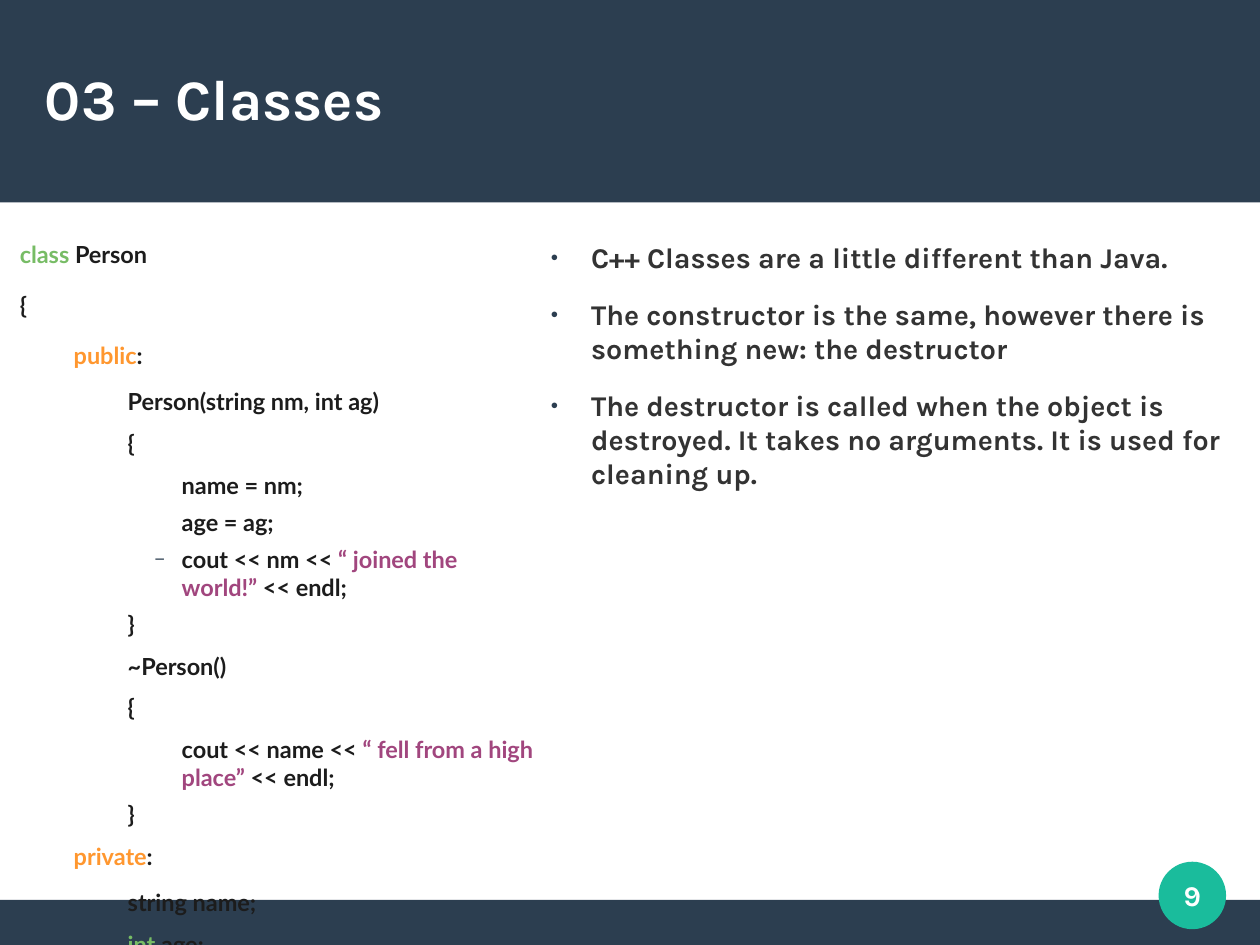
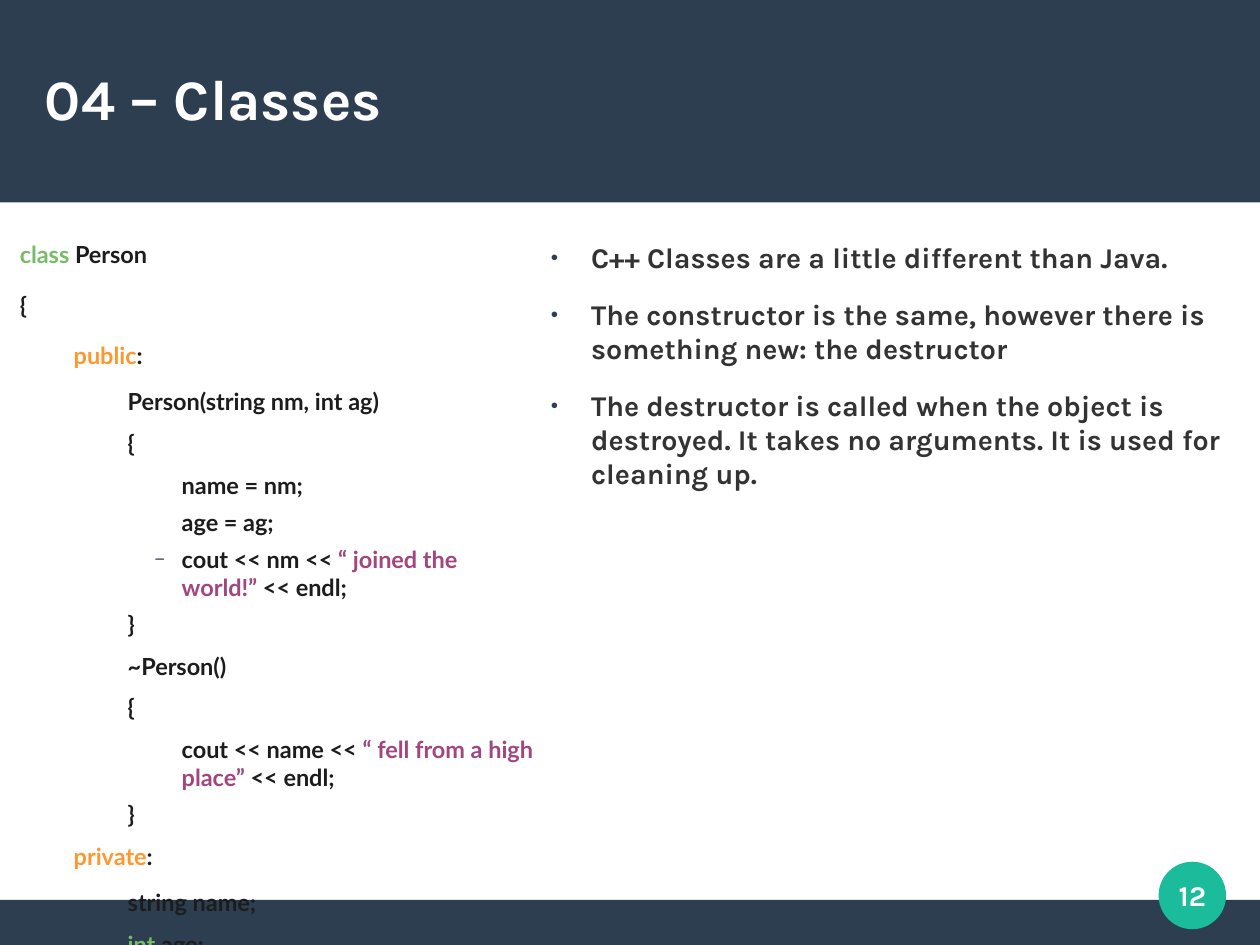
Before and after one commit to DuongTyler/CppCrashCourse, a slide deck: slide 12 of CPP.odp (slide 9 before the commit). Drawn at 1260x945 pixels with LibreOffice and Linux fonts; fonts in the diff are those of the drawing. Boxes give left, top, right and bottom in pixels: in the first picture for what was removed or moved away, otherwise in the second. Text is boxed around its words. In the diff, an @@ line names an element or a change of style, - is before the commit and + after.

```diff
--- a/CPP.odp
+++ b/CPP.odp
@@ title at (45,80,382,121): text changed @@
-03 – Classes
+04 – Classes
@@ page number at (1179,887,1206,906): text changed @@
-9
+12
```
Also in this commit, not shown: 5 other slides changed, 4 slides added, 2 other files.
